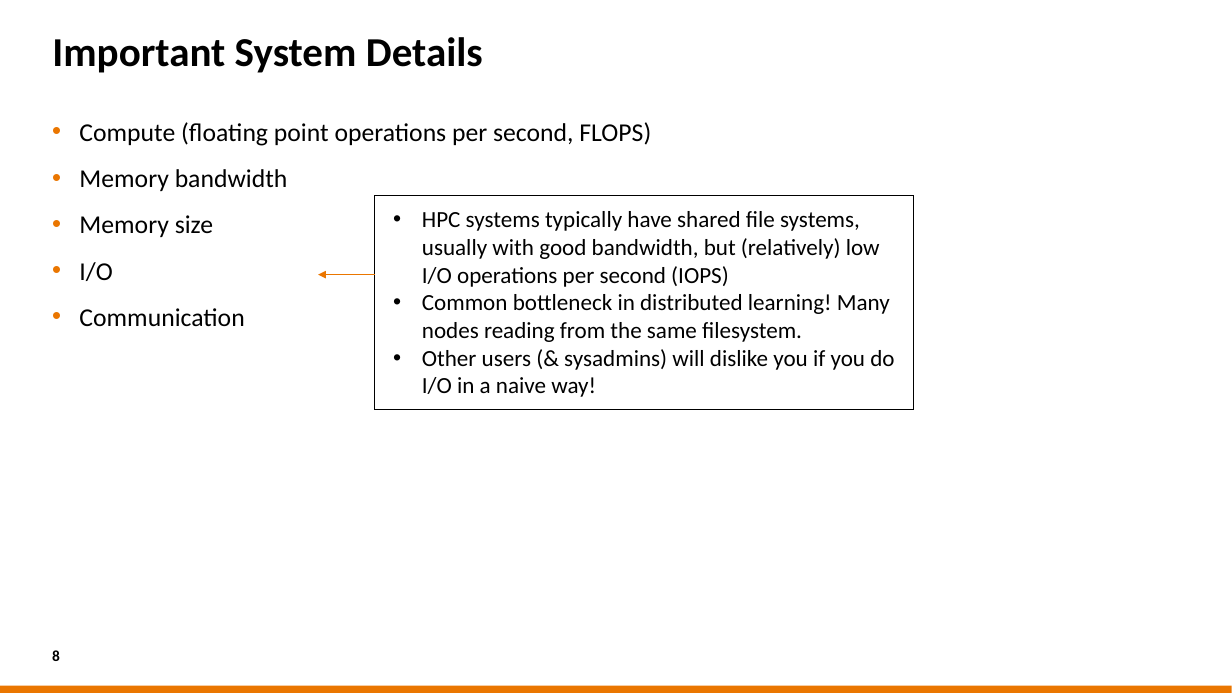
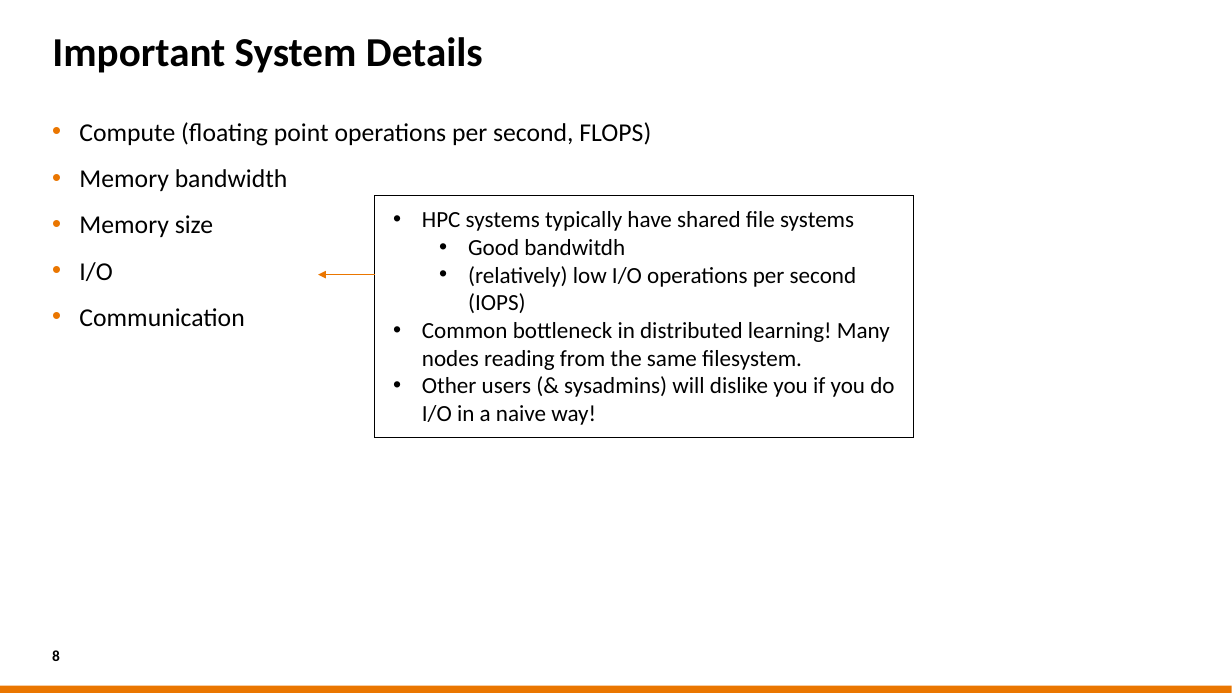
Before and after one commit to sara-nl/HPML-course-materials, a slide deck: slide 8 of Day2/slides/hw_and_software_features.pptx. Drawn at 1232x693 pixels with LibreOffice and Linux fonts; fonts in the diff are those of the drawing; background and template pictures are left out. Boxes give left, top, right and bottom in pixels: in the first picture for what was removed or moved away, otherwise in the second. Text is boxed around its words. In the diff, an @@ line names an element or a change of style, - is before the commit and + after.

```diff
--- a/Day2/slides/hw_and_software_features.pptx
+++ b/Day2/slides/hw_and_software_features.pptx
@@ rectangle "HPC systems typically have shared ...": place and size @@
-rectangle "HPC systems typically have shared ..." at box(374, 195, 914, 409)
+rectangle "HPC systems typically have shared ..." at box(374, 195, 914, 438)
@@ text in rectangle at box(422, 211, 857, 313): text changed @@
-• HPC systems typically have shared file systems, usually with good bandwidth, but (relatively) low I/O operations per second (IOPS)
+• HPC systems typically have shared file systems
+  • Good bandwitdh
+  • (relatively) low I/O operations per second (IOPS)
```
Also in this commit, not shown: 15 other slides changed, 1 slide added, 1 other file.
